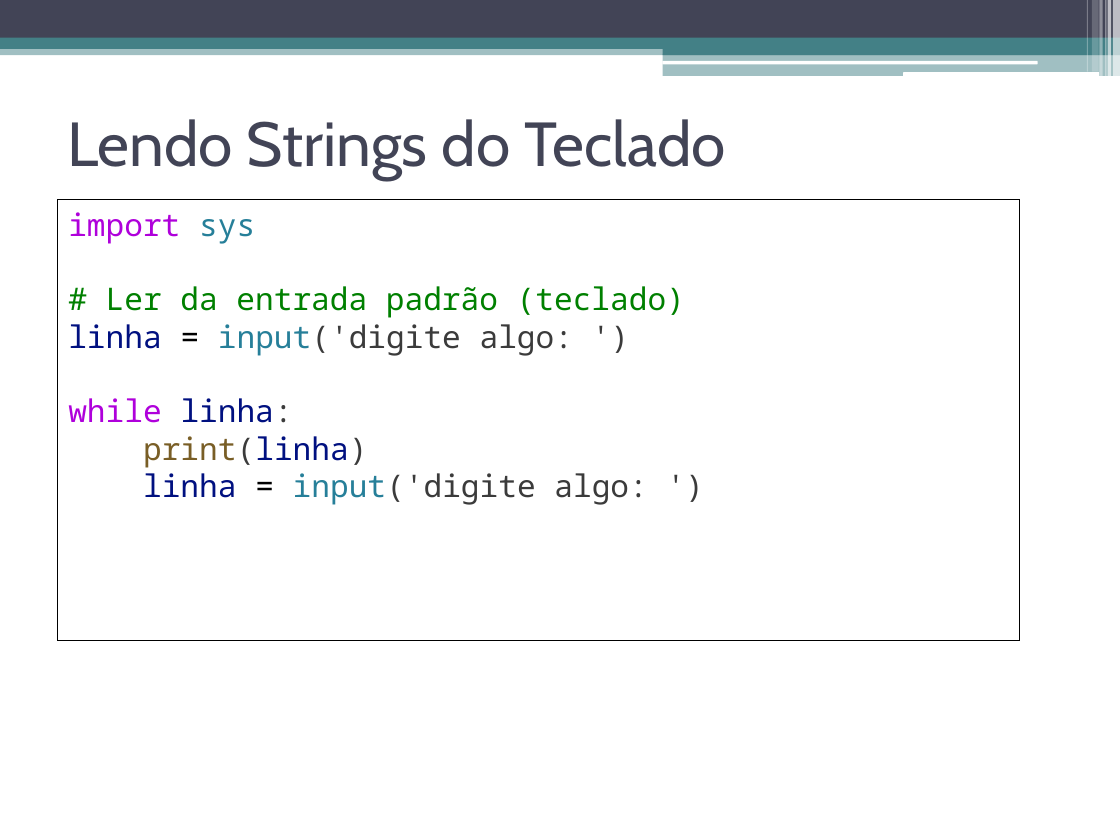
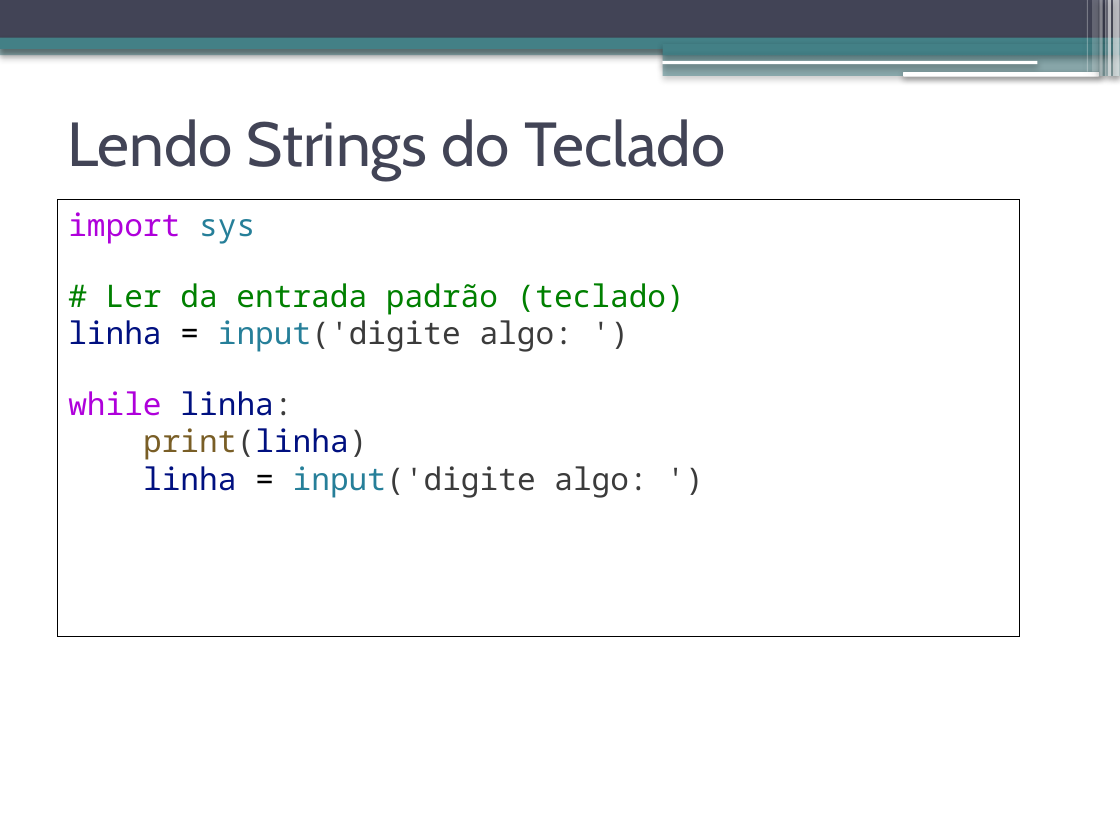
Before and after one commit to jeffersoncarvalho/ufc_2025_2, a slide deck: slide 10 of DES_PER/slides/ds_persist-01-arquivos.pptx (slide 9 before the commit). Drawn at 1120x840 pixels with LibreOffice and Linux fonts; fonts in the diff are those of the drawing. Boxes give left, top, right and bottom in pixels: in the first picture for what was removed or moved away, otherwise in the second. Text is boxed around its words. In the diff, an @@ line names an element or a change of style, - is before the commit and + after.

```diff
--- a/DES_PER/slides/ds_persist-01-arquivos.pptx
+++ b/DES_PER/slides/ds_persist-01-arquivos.pptx
@@ shadow on in 13 elements at [0, 45, 1120, 55], [0, 0, 1120, 38], [0, 38, 1120, 49], [663, 44, 1120, 55], [663, 54, 1120, 76], [662, 60, 1037, 64], [903, 72, 1099, 76], [1113, 0, 1120, 76], [1108, 0, 1111, 76], [1105, 0, 1107, 76], [1100, 0, 1103, 76], [1092, 0, 1099, 72], [1086, 0, 1088, 72] @@
@@ rectangle "import sys": place and size @@
-rectangle "import sys" at [57, 199, 1019, 641]
+rectangle "import sys" at [57, 199, 1019, 636]
@@ rectangle "import sys" at [57, 199, 1019, 636]: outline #000000 0.75 pt to #000000 0 pt @@
```
Also in this commit, not shown: 27 other slides changed, 1 slide added, 2 other files.
